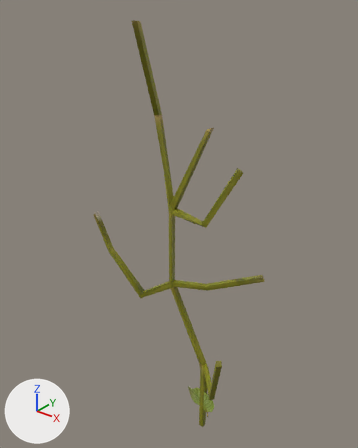
What one commit did to the Blender file Assets/Models/Plant.blend.
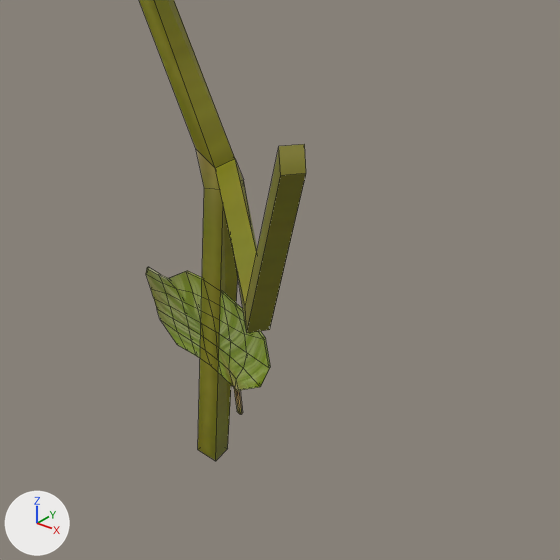
Each version is shown whole from a 50 mm lens placed at (5.5, -7.8, 9.55), pointed at (-0.94, 0.25, 4.56), then close up on the part from 44% to 77% of the width and 74% to 100% of the height. The lights are fixed; the arrows at lower left show +X, +Y and +Z. The close-ups show mesh edges as thin lines.

The older version as bpy lines, for what is in view:
```python
me_plane_001 = bpy.data.meshes.new('Plane.001')
me_plane_001.from_pydata(...)  # 52 vertices, 44 faces; spans x -2.67..0.86, y -1.0..6.94, z -0.61..0.81
me_plane_001.materials.append(mat_material_001)  # picture img_plant_png
me_plane_002 = bpy.data.meshes.new('Plane.002')
me_plane_002.from_pydata(...)  # 120 vertices, 118 faces; spans x -2.34..2.07, y -2.9..1.36, z -0.07..0.0
me_plane_002.materials.append(mat_material_002)  # picture img_plant_png_001
me_plane_003 = bpy.data.meshes.new('Plane.003')
me_plane_003.from_pydata(...)  # 48 vertices, 30 faces; spans x -3.07..1.29, y 1.05..8.93, z -1.08..1.23
me_plane_003.materials.append(mat_material_001)  # picture img_plant_png
ob_plane_001 = bpy.data.objects.new('Plane.001', me_plane_001)
ob_plane_001.location = (0.0, 0.0, 0.0)
ob_plane_001.rotation_euler = (1.571, 0.0, 0.0)  # degrees (90, 0, 0)
ob_plane_002 = bpy.data.objects.new('Plane.002', me_plane_002)
ob_plane_002.location = (0.0, 0.0, 0.0)
ob_plane_002.rotation_euler = (1.571, 0.0, 0.0)  # degrees (90, 0, 0)
ob_plane_002.scale = (0.188, 0.188, 0.188)
ob_plane_003 = bpy.data.objects.new('Plane.003', me_plane_003)
ob_plane_003.parent = ob_plane_001
ob_plane_003.matrix_parent_inverse = Matrix(((1.0, 0.0, 0.0, 0.0), (0.0, 0.0, 1.0, 0.0), (0.0, -1.0, 0.0, 0.0), (0.0, 0.0, 0.0, 1.0)))
ob_plane_003.location = (0.0, 0.0, 0.0)
ob_plane_003.rotation_euler = (1.571, 0.0, 0.0)  # degrees (90, 0, 0)
```
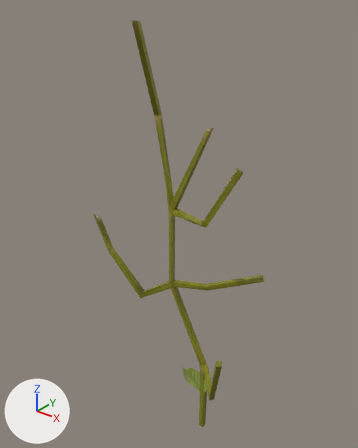
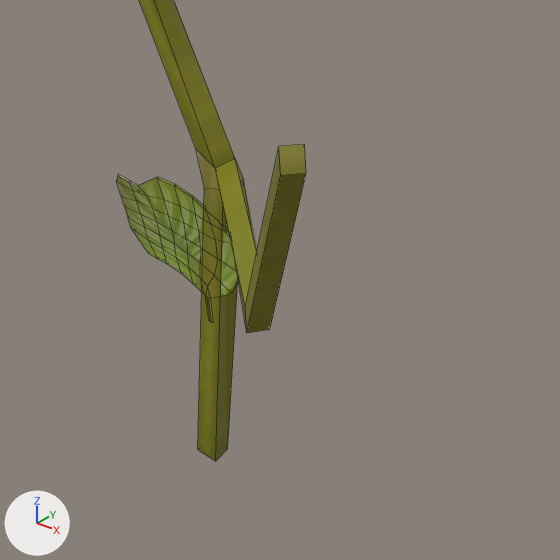
The edits, one by one:
me_plane_002 has 120 vertices, 118 faces and spans x -2.34..2.07, y -2.9..1.36, z -0.07..0.0.
me_plane_002 is used by ob_plane_002; location (0.0, 0.0, 0.0); rotation (1.571, 0.0, 0.0), in degrees (90, 0, 0); scale (0.188, 0.188, 0.188).
me_plane_002 part 1: the whole mesh is moved by (-1.09, 2.85, 0.0).

Changed parts and their boxes (x1, y1, x2, y2) in the close-ups (560 x 560 px):
'Plane.002', mesh moved
    before: (146, 267, 271, 414)
    after: (116, 175, 238, 296)
